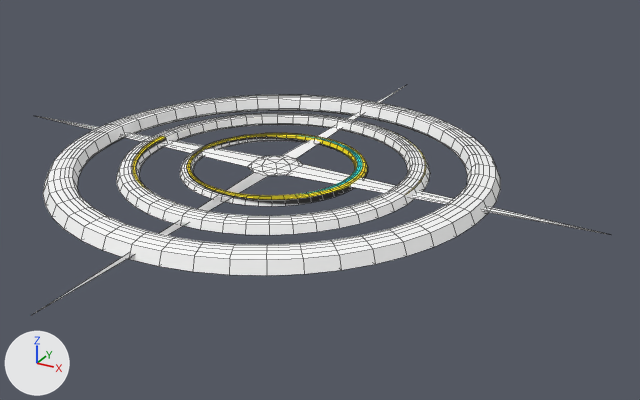
The OBJ model DirectXGame/Resources/reticle/reticle.obj, before and after one commit.
Before and after are seen from a 50 mm camera at (5.63, -9.03, 4.16) aimed at (0.6, 0.1, -0.4). Arrows for +X, +Y and +Z are at lower left; the lights stay in place. The first picture is the older version. Mesh edges are drawn as thin lines. Where no turn or scale is listed for an object, it has been applied to the vertices.

The scene before the commit, as lines of its bpy script (objects in view):
```python
mat_マテリアル_003 = principled_material('マテリアル.003')
mat_マテリアル_003.texture = img_player_png
me_player = bpy.data.meshes.new('Player')
me_player.from_pydata(...)  # 1772 vertices, 1808 faces; spans x -4.2..4.23, y -4.23..4.19, z -0.1..0.12
me_player.materials.append(mat_マテリアル_003)  # picture img_player_png
ob_player = bpy.data.objects.new('Player', me_player)
ob_player.location = (0.0, 0.0, 0.0)
```
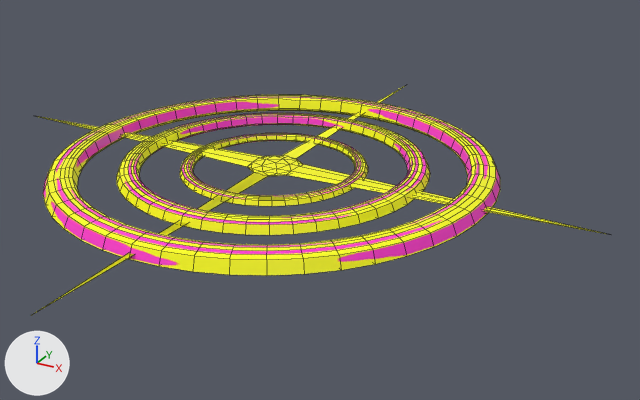
Pixel boxes [x1, y1, x2, y2] of what changed, in the pictures (640 x 400 px):
'Player', surface changed (white to yellow)
    both: [37, 87, 606, 312]

What changed in the scene script:
```text
Add img_reticle_png:
    img_reticle_png = load_image('reticle.png', 'reticle.png', 1024, 1024, 'sRGB')
Change mat_マテリアル_003:
    mat_マテリアル_003.texture: img_player_png -> img_reticle_png
```
